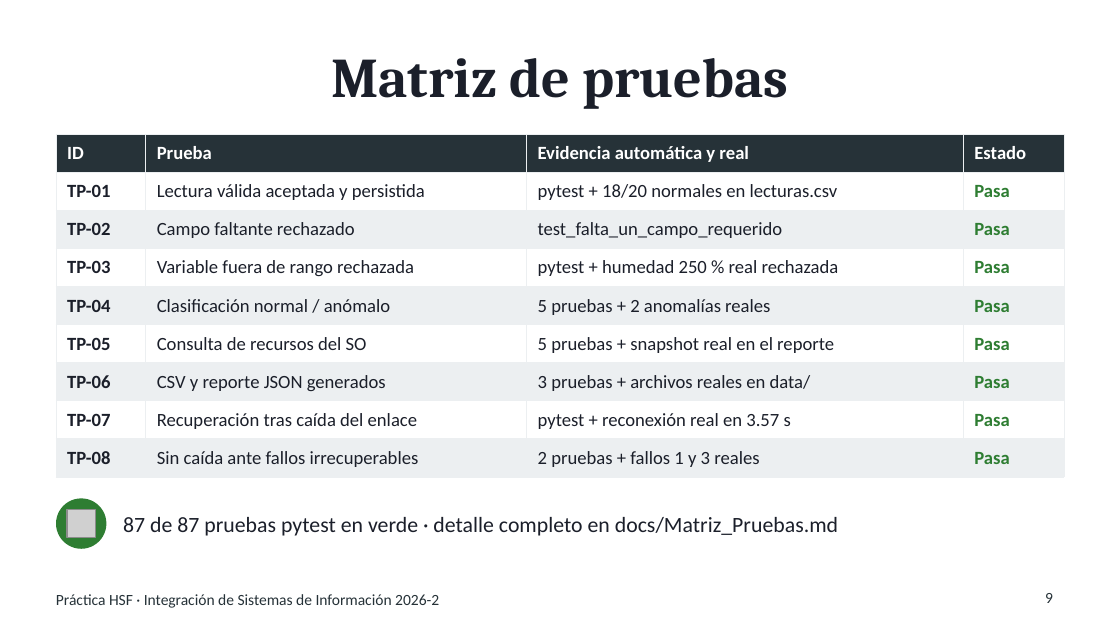
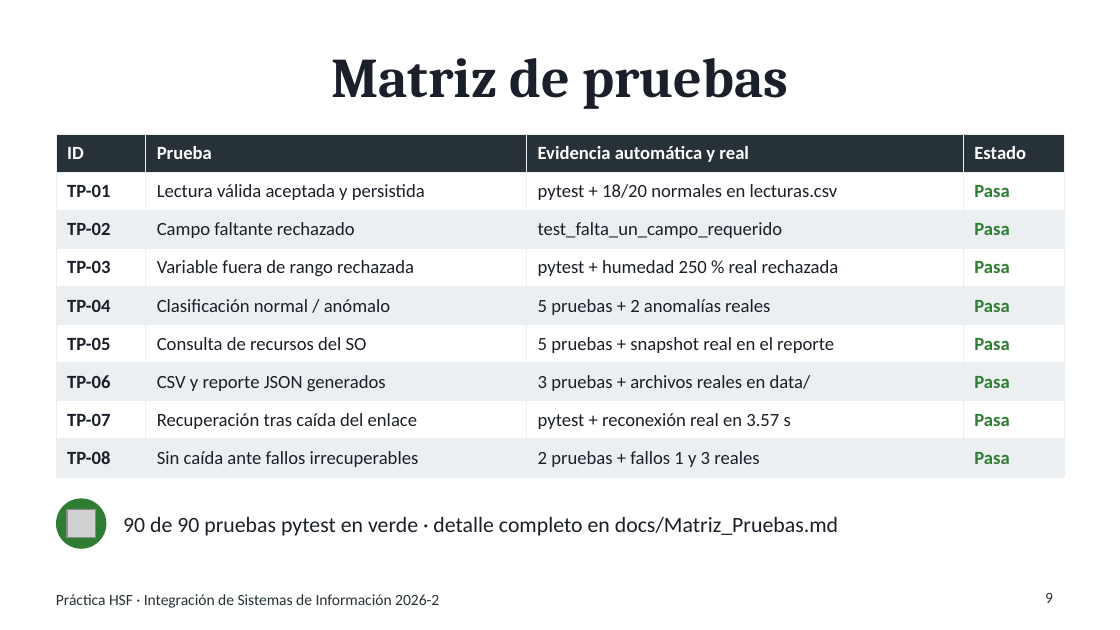
Before and after one commit to Facabore/practica-hsf-segundo-corte, a slide deck: slide 9 of docs/Diapositivas_Video_SegundoCorte.pptx. Drawn at 1120x630 pixels with LibreOffice and Linux fonts; fonts in the diff are those of the drawing; grey boxes stand for pictures. Boxes give left, top, right and bottom in pixels: in the first picture for what was removed or moved away, otherwise in the second. Text is boxed around its words. In the diff, an @@ line names an element or a change of style, - is before the commit and + after.

Commit message:
docs: document the report download and update test count to 90

```diff
--- a/docs/Diapositivas_Video_SegundoCorte.pptx
+++ b/docs/Diapositivas_Video_SegundoCorte.pptx
@@ text at bbox=[123, 517, 838, 536]: text changed @@
-87 de 87 pruebas pytest en verde · detalle completo en docs/Matriz_Pruebas.md
+90 de 90 pruebas pytest en verde · detalle completo en docs/Matriz_Pruebas.md
```
Also in this commit, not shown: 2 other slides changed, 7 other files.
